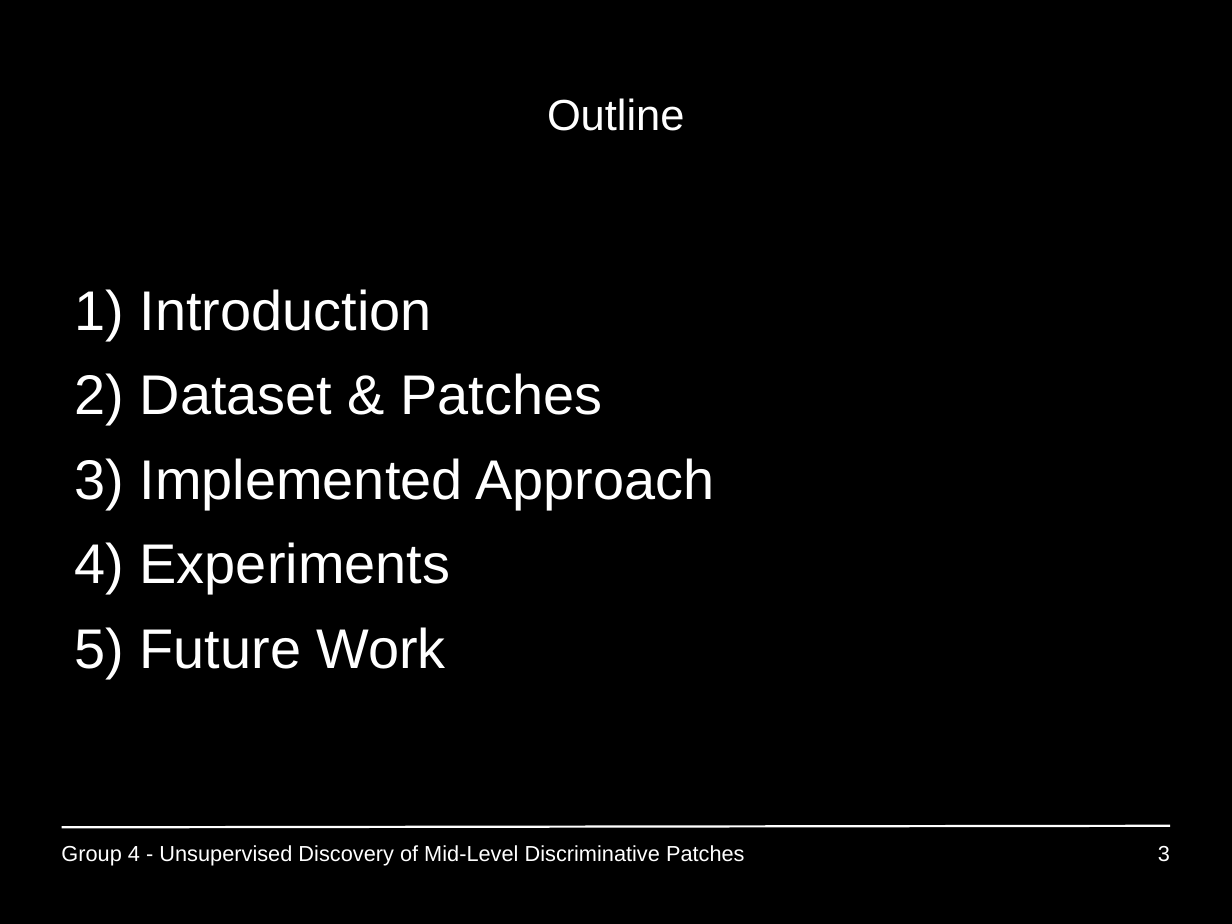
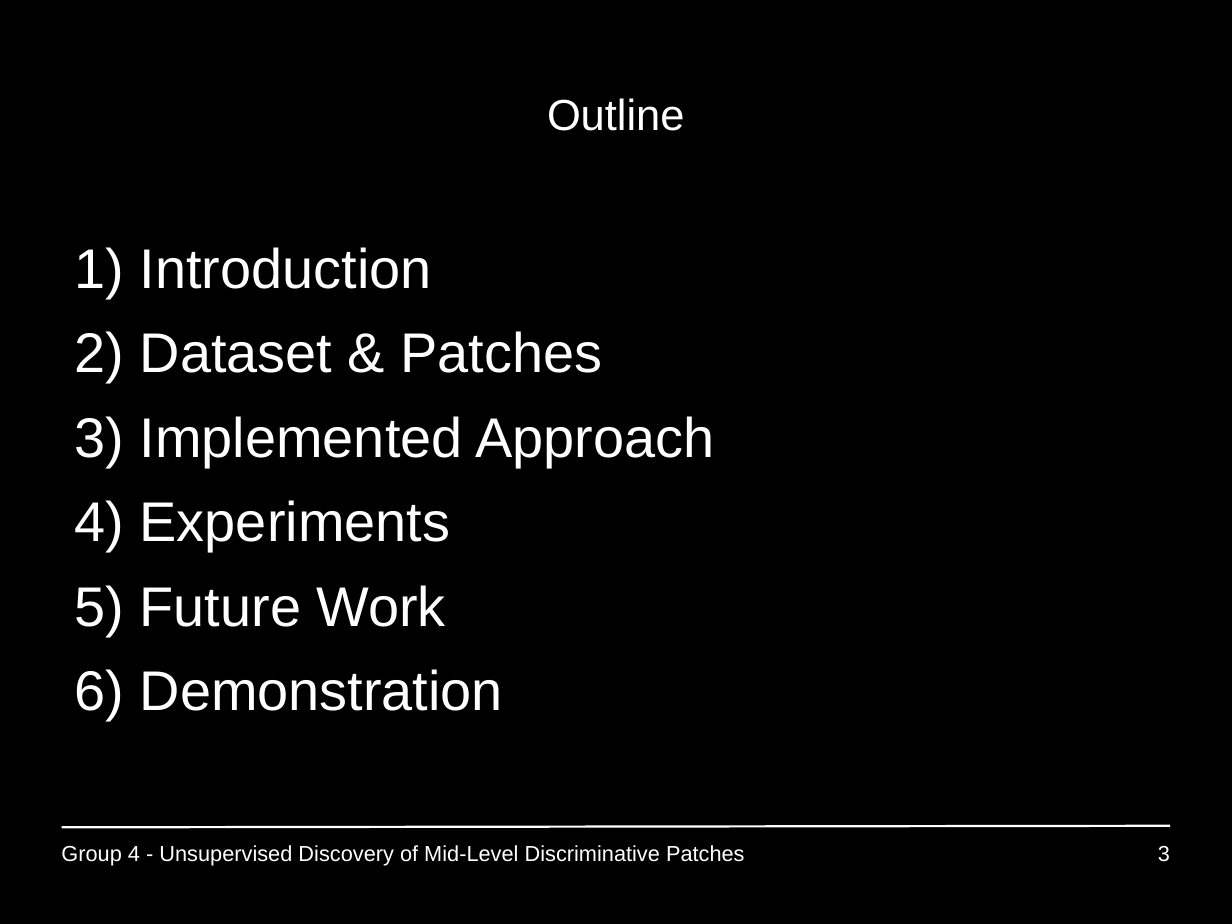
Before and after one commit to GiannisPapadopoulos/DiscriminativePatches, a slide deck: slide 3 of presentations/period3/MAI_Project1_Group4.ppt. Drawn at 1232x924 pixels with LibreOffice and Linux fonts; fonts in the diff are those of the drawing. Boxes give left, top, right and bottom in pixels: in the first picture for what was removed or moved away, otherwise in the second. Text is boxed around its words. In the diff, an @@ line names an element or a change of style, - is before the commit and + after.

Commit message:
demonstraion in outline, typos and wording

```diff
--- a/presentations/period3/MAI_Project1_Group4.ppt
+++ b/presentations/period3/MAI_Project1_Group4.ppt
@@ text at [140,669,503,711]: paragraph added @@
+6) Demonstration
```
Also in this commit, not shown: 6 other slides changed.
